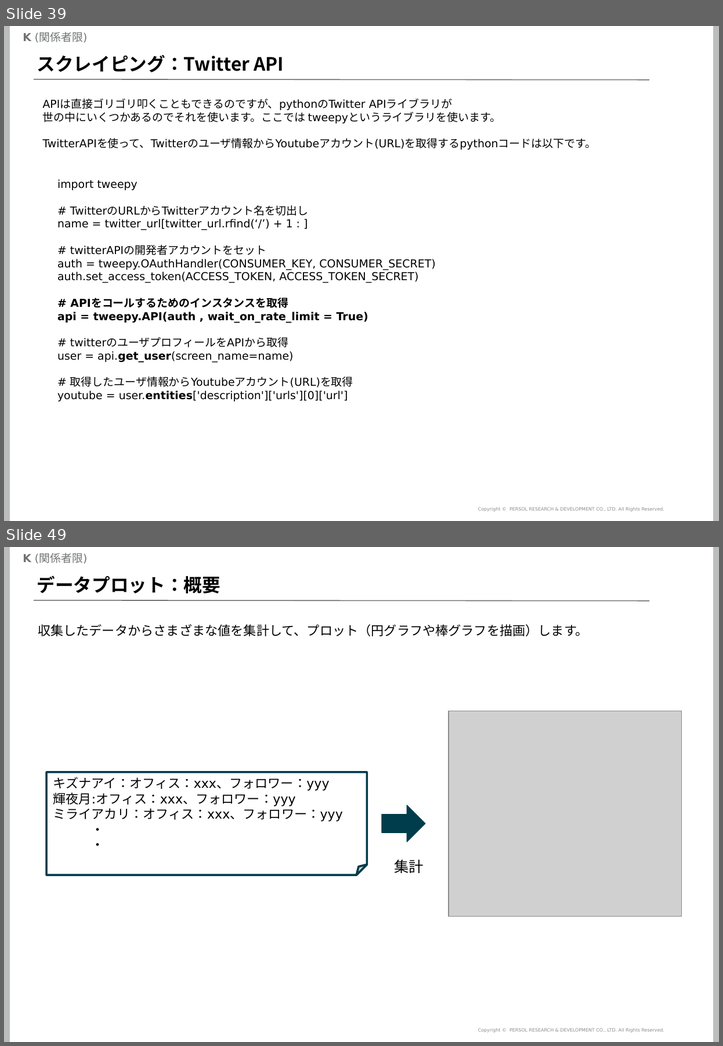
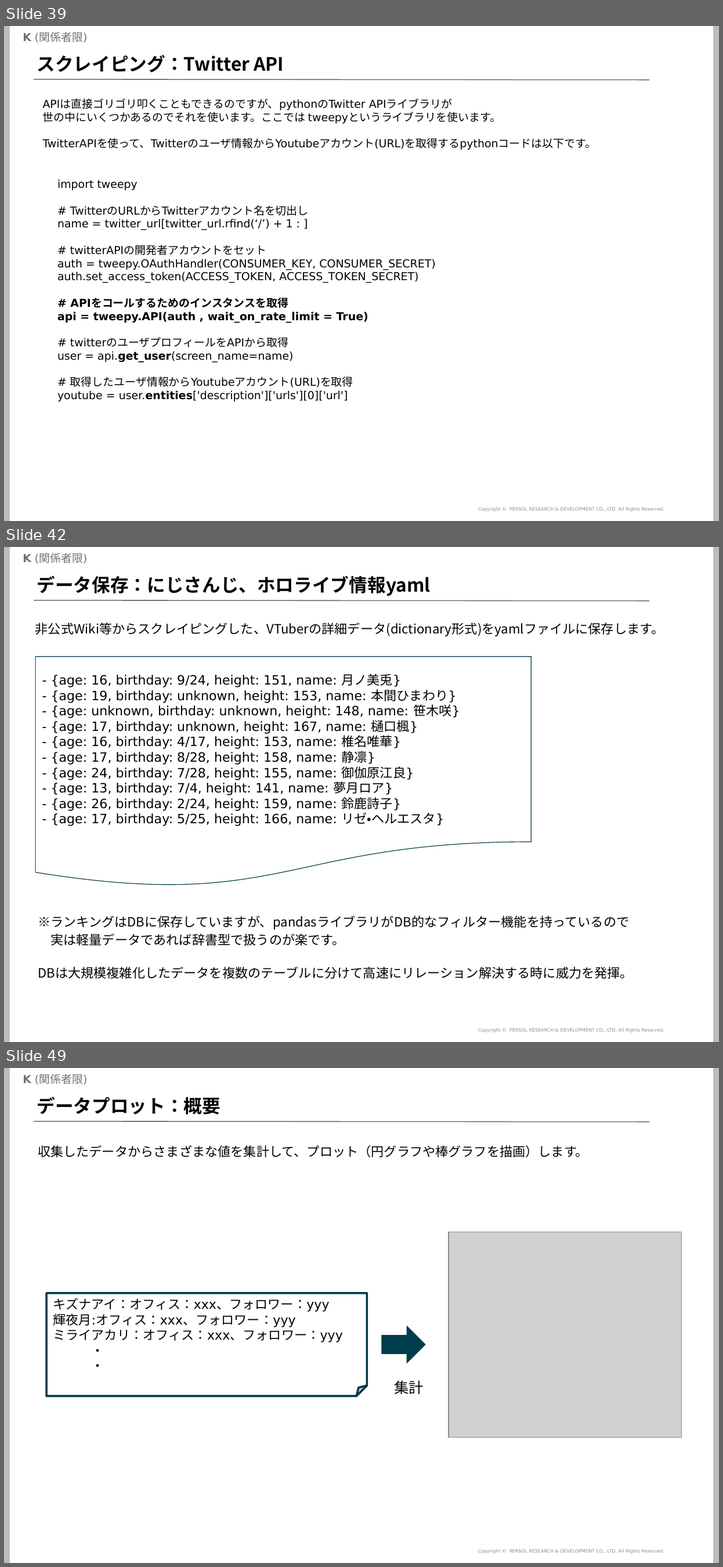
Before and after one commit to mogrodown/python_session, a slide deck: doc/python中級講座_2020.pptx. Shown one above the other, each under a label of ours: slides 39 and 49 before the commit, slides 39, 42 and 49 after it; the slides between them are not shown. The pictures are 723x1046 and 723x1567 pixels, drawn with LibreOffice and Linux fonts; fonts in the diff are those of the drawing; grey boxes stand for pictures; background and template pictures are left out. Boxes give left, top, right and bottom in pixels: in the first picture for what was removed or moved away, otherwise in the second. Text is boxed around its words. In the diff, an @@ line names an element or a change of style, - is before the commit and + after.

```diff
--- a/doc/python中級講座_2020.pptx
+++ b/doc/python中級講座_2020.pptx
@@ slide 42 added at [4, 547, 719, 1042], background #FFFFFF; not listed: 5 template elements that a slide beside it also shows @@
@@ title added at [37, 575, 430, 596], 20 pt, text #000000, bold @@
+データ保存：にじさんじ、ホロライブ情報yaml
@@ text added at [35, 622, 664, 945], 14 pt, text #000000 @@
+非公式Wiki等からスクレイピングした、VTuberの詳細データ(dictionary形式)をyamlファイルに保存します。
@@ flow chart document added at [36, 657, 531, 887], fill #FFFFFF, outline #003C4A 0.75 pt, 14 pt, text #000000 @@
+- {age: 16, birthday: 9/24, height: 151, name: 月ノ美兎}
+- {age: 19, birthday: unknown, height: 153, name: 本間ひまわり}
+- {age: unknown, birthday: unknown, height: 148, name: 笹木咲}
+- {age: 17, birthday: unknown, height: 167, name: 樋口楓}
+- {age: 16, birthday: 4/17, height: 153, name: 椎名唯華}
+- {age: 17, birthday: 8/28, height: 158, name: 静凛}
+- {age: 24, birthday: 7/28, height: 155, name: 御伽原江良}
+- {age: 13, birthday: 7/4, height: 141, name: 夢月ロア}
+- {age: 26, birthday: 2/24, height: 159, name: 鈴鹿詩子}
+- {age: 17, birthday: 5/25, height: 166, name: リゼ・ヘルエスタ}
@@ text added at [38, 915, 633, 979], 14 pt, text #000000 @@
+※ランキングはDBに保存していますが、pandasライブラリがDB的なフィルター機能を持っているので
+実は軽量データであれば辞書型で扱うのが楽です。
+DBは大規模複雑化したデータを複数のテーブルに分けて高速にリレーション解決する時に威力を発揮。
```
Also in this commit, not shown: 11 slides changed, 1 slide removed, 2 other files.
